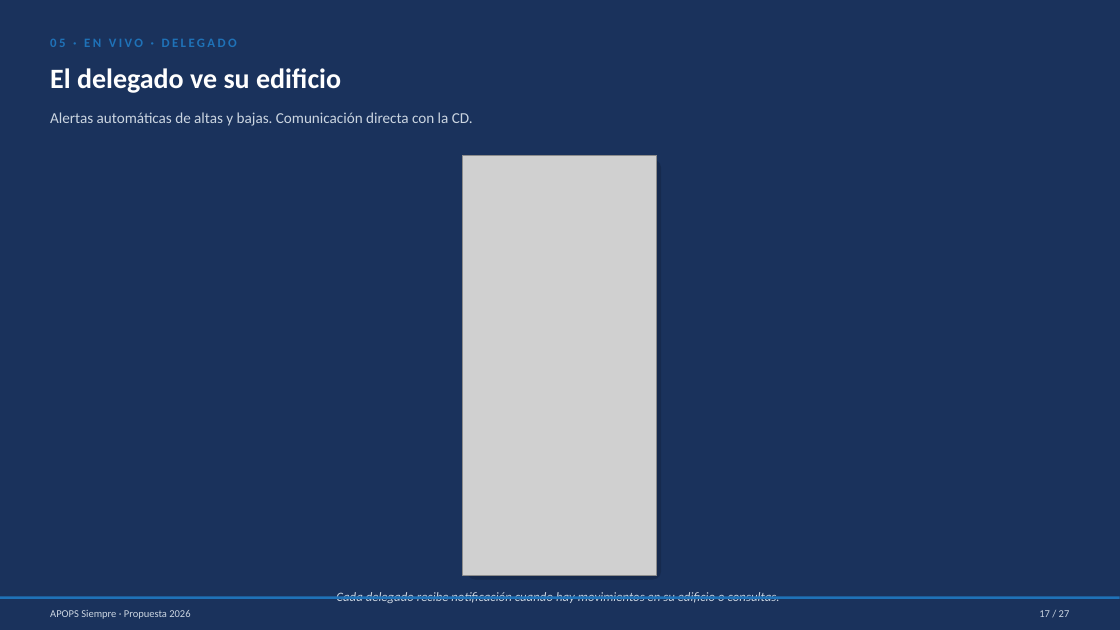
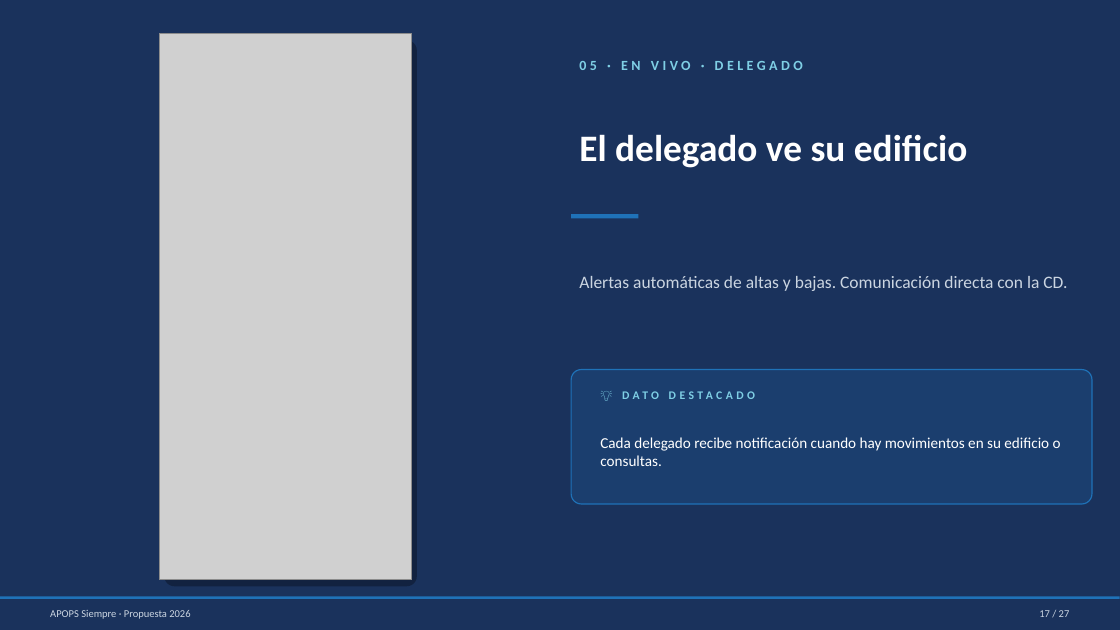
Before and after one commit to saadypacheco/apops, a slide deck: slide 17 of Presentacion-APOPS-Siempre.pptx. Drawn at 1120x630 pixels with LibreOffice and Linux fonts; fonts in the diff are those of the drawing; grey boxes stand for pictures. Boxes give left, top, right and bottom in pixels: in the first picture for what was removed or moved away, otherwise in the second. Text is boxed around its words. In the diff, an @@ line names an element or a change of style, - is before the commit and + after.

```diff
--- a/Presentacion-APOPS-Siempre.pptx
+++ b/Presentacion-APOPS-Siempre.pptx
@@ picture: place and size @@
-picture at [463, 155, 657, 576]
+picture at [160, 34, 413, 580]
@@ rounded rectangle added at [165, 40, 418, 586], fill #000000 at 30% opacity @@
@@ text "05 · EN VIVO · ...": place and size @@
-text "05 · EN VIVO · ..." at [50, 39, 237, 47]
+text "05 · EN VIVO · ..." at [579, 61, 803, 70]
@@ text "05 · EN VIVO · ..." at [579, 61, 803, 70]: size 11 to 12 pt, text colour #1F72B8 to #7FCFE5, letter spacing 2 to 3 pt @@
@@ text "El delegado ve su edificio": place and size @@
-text "El delegado ve su edificio" at [50, 68, 341, 93]
+text "El delegado ve su edificio" at [579, 134, 967, 168]
@@ text "El delegado ve su edificio" at [579, 134, 967, 168]: size 24 to 32 pt @@
@@ rounded rectangle removed at [467, 160, 661, 580] @@
@@ text "Alertas automáticas de altas y ...": place and size @@
-text "Alertas automáticas de altas y ..." at [50, 112, 473, 126]
+text "Alertas automáticas de altas y ..." at [579, 276, 1067, 291]
@@ text "Alertas automáticas de altas y ..." at [579, 276, 1067, 291]: size 13 to 15 pt; more space between paragraphs @@
@@ rectangle added at [571, 214, 639, 218], fill #1F72B8 @@
@@ rounded rectangle added at [571, 370, 1092, 504], fill #1F72B8 at 20% opacity, outline #1F72B8 1 pt @@
@@ text "Cada delegado recibe notificación cuando ...": place and size @@
-text "Cada delegado recibe notificación cuando ..." at [336, 592, 780, 603]
+text "Cada delegado recibe notificación cuando ..." at [600, 437, 1061, 466]
@@ text "Cada delegado recibe notificación cuando ..." at [600, 437, 1061, 466]: size 11 to 13 pt, text colour #CBD5E1 to #FFFFFF, italic off; alignment centre to left @@
@@ text added at [622, 391, 659, 399], 10 pt, text #7FCFE5, bold @@
+💡 DATO DESTACADO
```
Also in this commit, not shown: 6 other slides changed, 1 other file.
